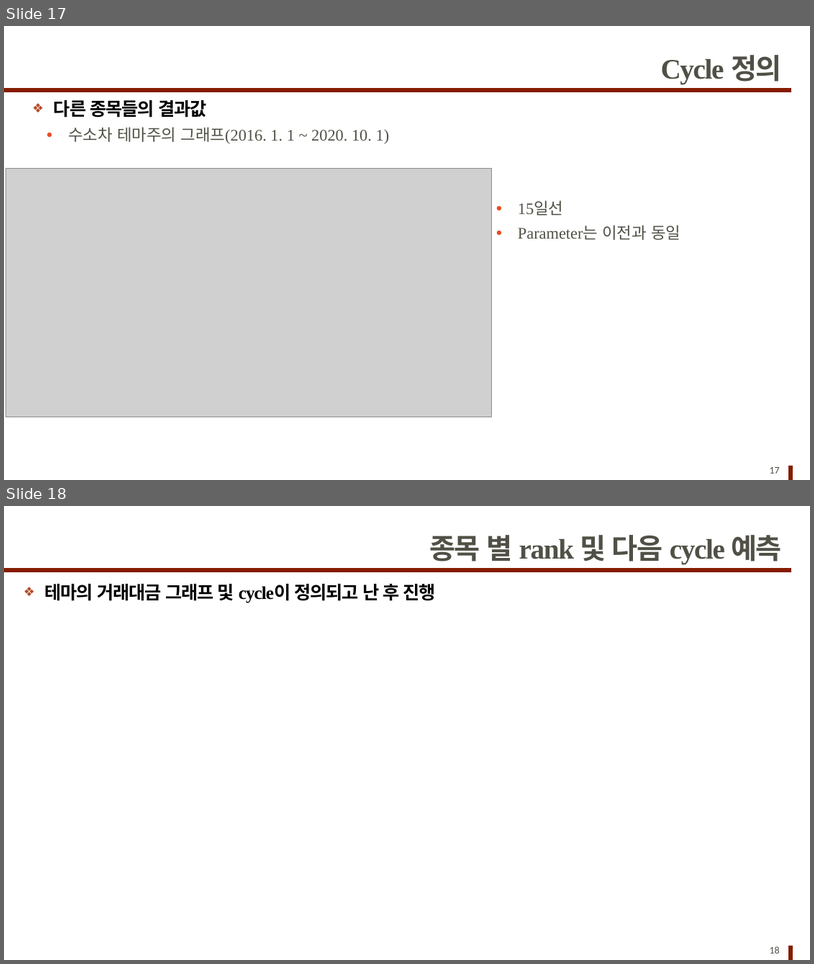
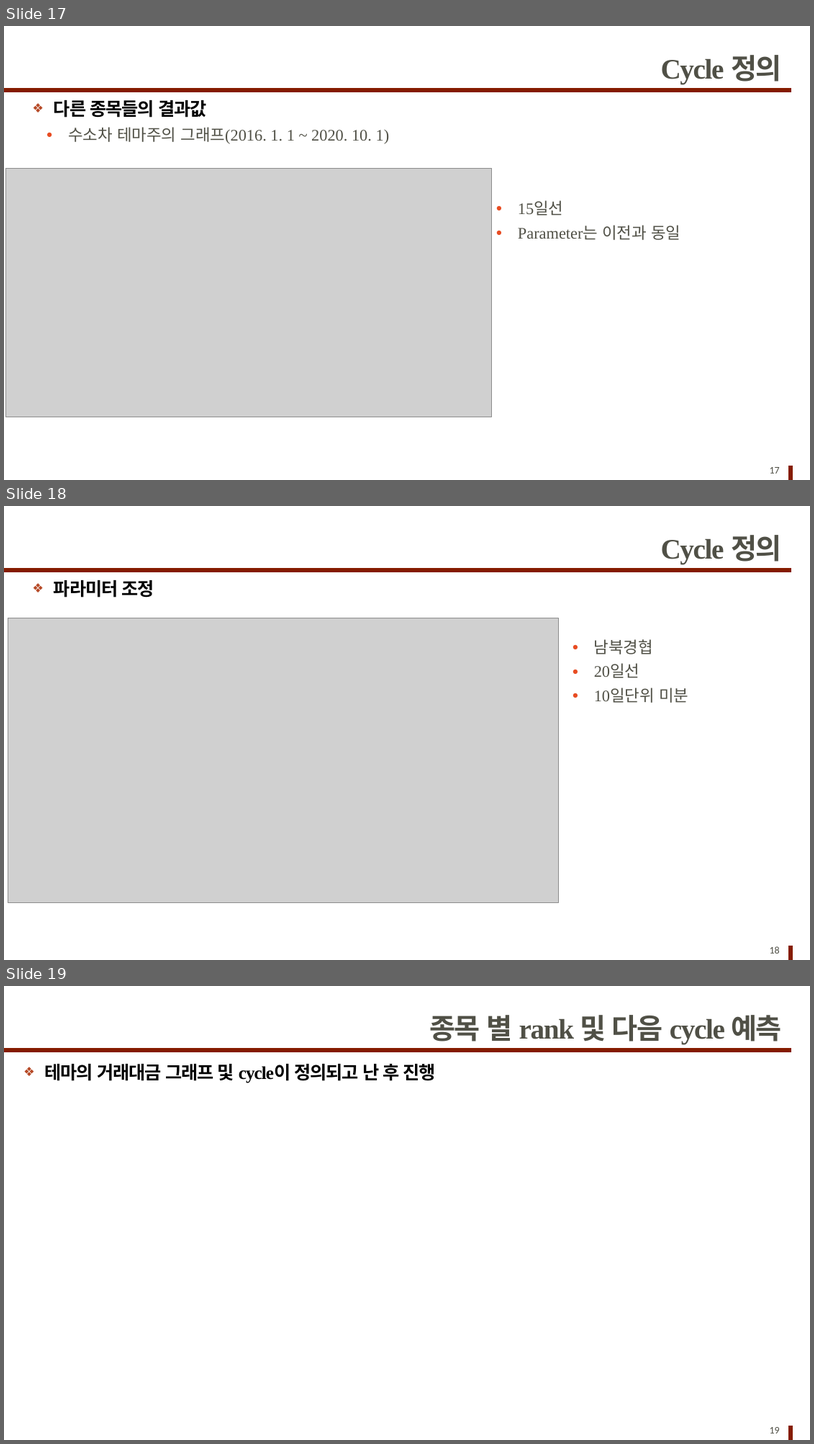
Before and after one commit to pathofexile7777/stock_cycle_prediction, a slide deck: 현황.pptx. Shown one above the other, each under a label of ours: slides 17 and 18 before the commit, slides 17, 18 and 19 after it. The pictures are 814x964 and 814x1444 pixels, drawn with LibreOffice and Linux fonts; fonts in the diff are those of the drawing; grey boxes stand for pictures. Boxes give left, top, right and bottom in pixels: in the first picture for what was removed or moved away, otherwise in the second. Text is boxed around its words. In the diff, an @@ line names an element or a change of style, - is before the commit and + after.

Commit message:
파라미터 수정

```diff
--- a/현황.pptx
+++ b/현황.pptx
@@ slide 18 added at (4, 506, 810, 960), background #FFFFFF; not listed: 2 template elements that a slide beside it also shows @@
@@ title added at (661, 535, 782, 564), 28 pt, text #505046, bold @@
+Cycle 정의
@@ text added at (54, 580, 154, 597), 18 pt, text #000000, bold @@
+❖ 파라미터 조정
@@ picture added at (8, 618, 559, 901) @@
@@ text added at (594, 639, 689, 703), 16 pt, text #505046 @@
+  ● 남북경협
+  ● 20일선
+  ● 10일단위 미분
@@ page number added at (770, 946, 780, 953), 10 pt, text #505046 @@
+18
@@ what was slide 18 is now slide 19 @@
@@ page number at (770, 1427, 780, 1433): text changed @@
-18
+19
```
Also in this commit, not shown: 14 other files.
